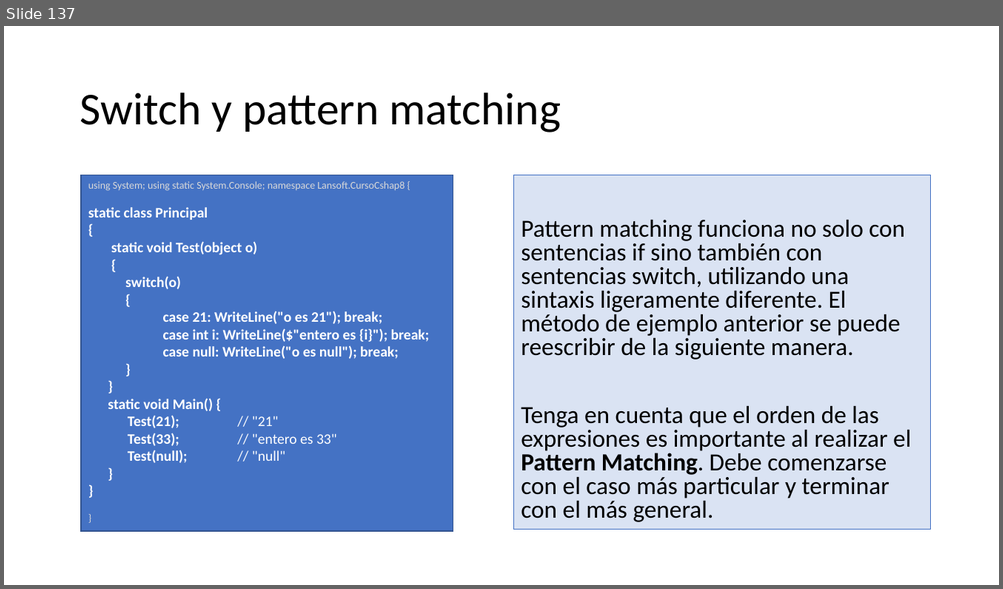
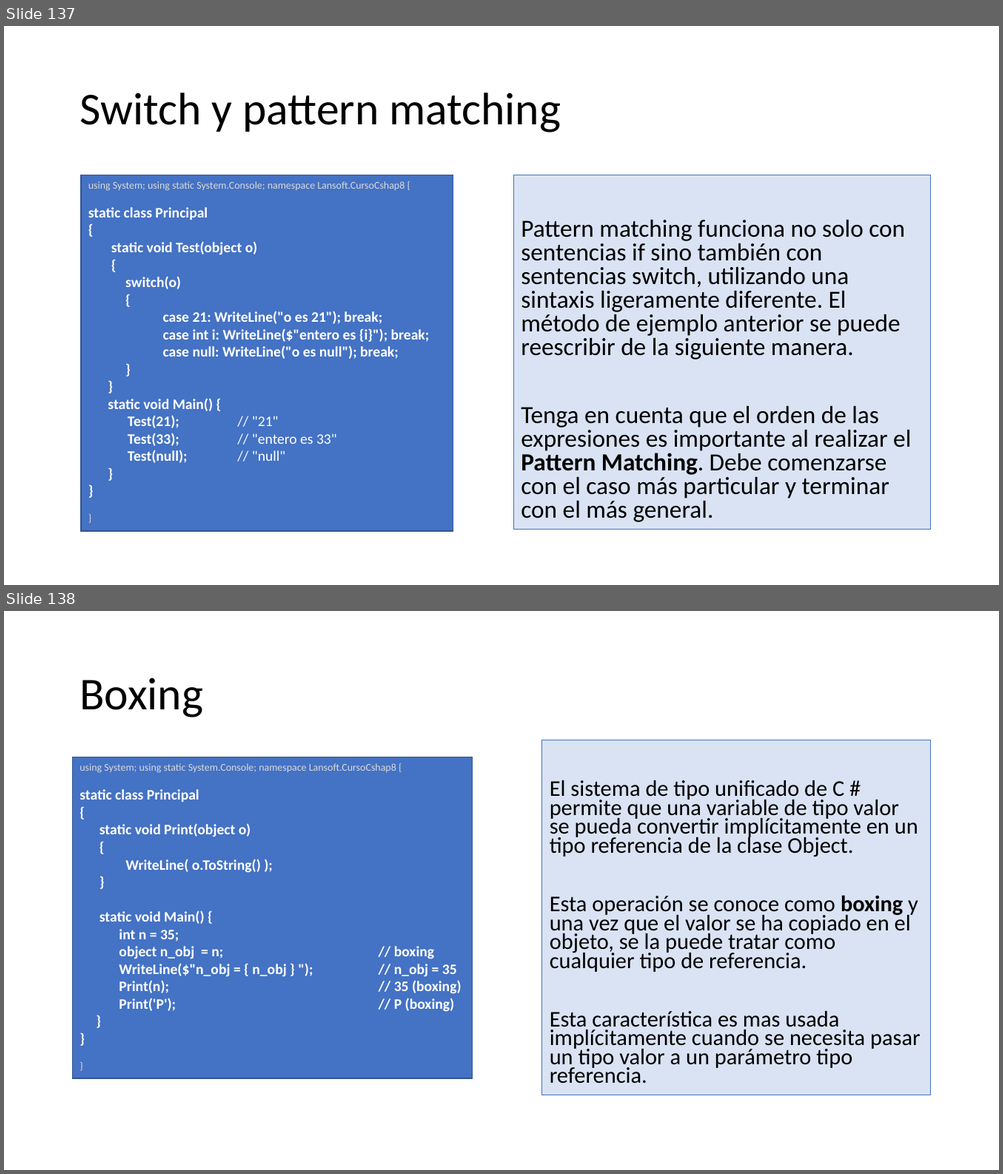
Before and after one commit to AlbertOsinaga/CursoCSharp__8, a slide deck: CSharpQuickReferencia.pptx. Shown one above the other, each under a label of ours: slide 137 before the commit, slides 137 and 138 after it. The pictures are 1003x589 and 1003x1174 pixels, drawn with LibreOffice and Linux fonts; fonts in the diff are those of the drawing. Boxes give left, top, right and bottom in pixels: in the first picture for what was removed or moved away, otherwise in the second. Text is boxed around its words. In the diff, an @@ line names an element or a change of style, - is before the commit and + after.

```diff
--- a/CSharpQuickReferencia.pptx
+++ b/CSharpQuickReferencia.pptx
@@ slide 138 added at <box>4,611,999,1170</box>, background #FFFFFF @@
@@ title added at <box>79,678,203,718</box>, 44 pt, text #000000 @@
+Boxing
@@ text added at <box>542,741,930,1096</box>, fill #DAE3F3, outline #4472C4 0.75 pt, 21.7 pt, text #000000 @@
+El sistema de tipo unificado de C # permite que una variable de tipo valor se pueda convertir implícitamente en un tipo referencia de la clase Object.
+Esta operación se conoce como boxing y una vez que el valor se ha copiado en el objeto, se la puede tratar como cualquier tipo de referencia.
+Esta característica es mas usada implícitamente cuando se necesita pasar un tipo valor a un parámetro tipo referencia.
@@ rectangle added at <box>73,758,472,1079</box>, fill #4472C4, outline #325491 1 pt, 14 pt, text #FFFFFF, bold @@
+using System; using static System.Console; namespace Lansoft.CursoCshap8 {
+static class Principal
+{
+static void Print(object o)
+{
+WriteLine( o.ToString() );
+}
+static void Main() {
+int n = 35;
+object n_obj = n; // boxing
+WriteLine($"n_obj = { n_obj } "); // n_obj = 35
+Print(n); // 35 (boxing)
+Print('P'); // P (boxing)
+}
+}
+}
```
Also in this commit, not shown: 12 other slides added, 1 other file.
